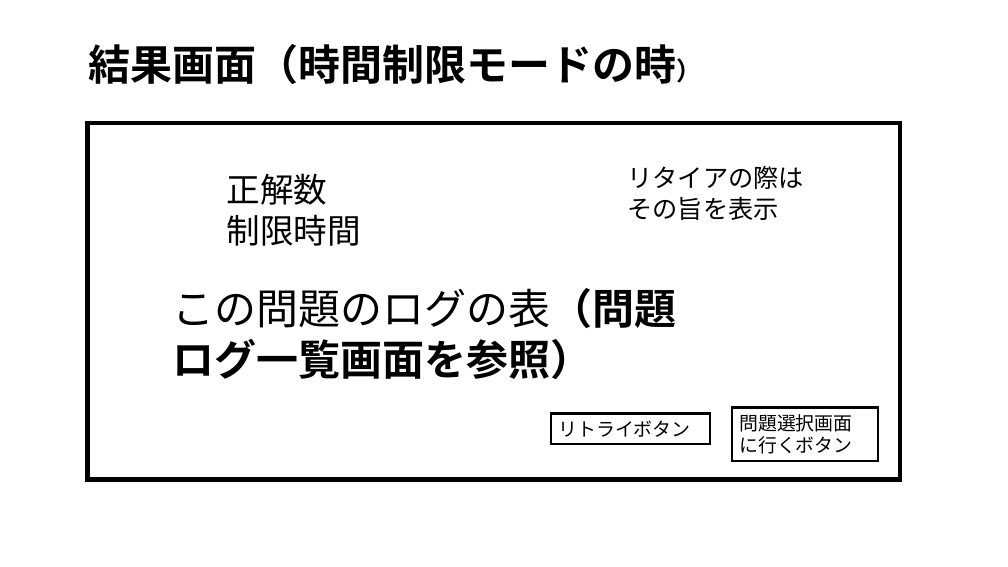
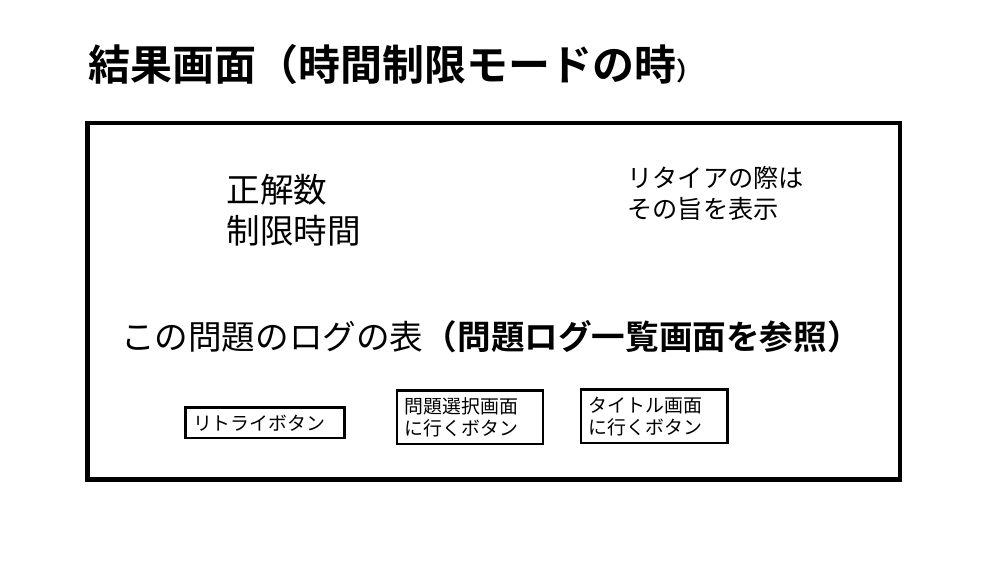
Before and after one commit to tanakai0/stdlib_py_typist, a slide deck: slide 10 of design.pptx. Drawn at 1008x567 pixels with LibreOffice and Linux fonts; fonts in the diff are those of the drawing. Boxes give left, top, right and bottom in pixels: in the first picture for what was removed or moved away, otherwise in the second. Text is boxed around its words. In the diff, an @@ line names an element or a change of style, - is before the commit and + after.

```diff
--- a/design.pptx
+++ b/design.pptx
@@ text "この問題のログの表（問題ログ一覧画面を参照）": place and size @@
-text "この問題のログの表（問題ログ一覧画面を参照）" at (173,288,677,379)
+text "この問題のログの表（問題ログ一覧画面を参照）" at (121,320,861,353)
@@ text "この問題のログの表（問題ログ一覧画面を参照）" at (121,320,861,353): size 40 to 32 pt @@
@@ rectangle added at (582,389,727,443), fill #FFFFFF, outline #000000 2.25 pt, 18 pt, text #000000 @@
+タイトル画面に行くボタン
@@ rectangle "リトライボタン": place and size @@
-rectangle "リトライボタン" at (551,414,710,444)
+rectangle "リトライボタン" at (185,408,344,438)
@@ rectangle "問題選択画面に行くボタン": place and size @@
-rectangle "問題選択画面に行くボタン" at (732,408,878,461)
+rectangle "問題選択画面に行くボタン" at (397,391,543,445)
```
Also in this commit, not shown: 8 other slides changed, 1 slide added.
